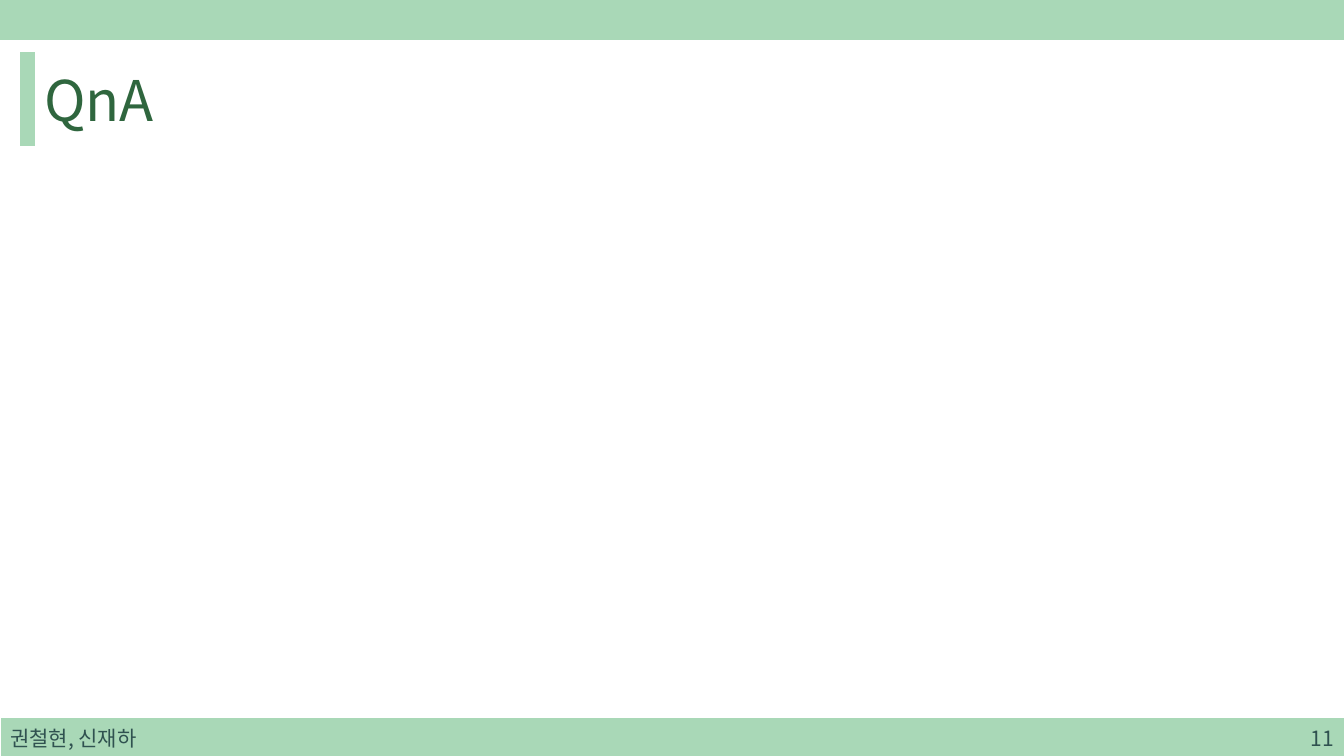
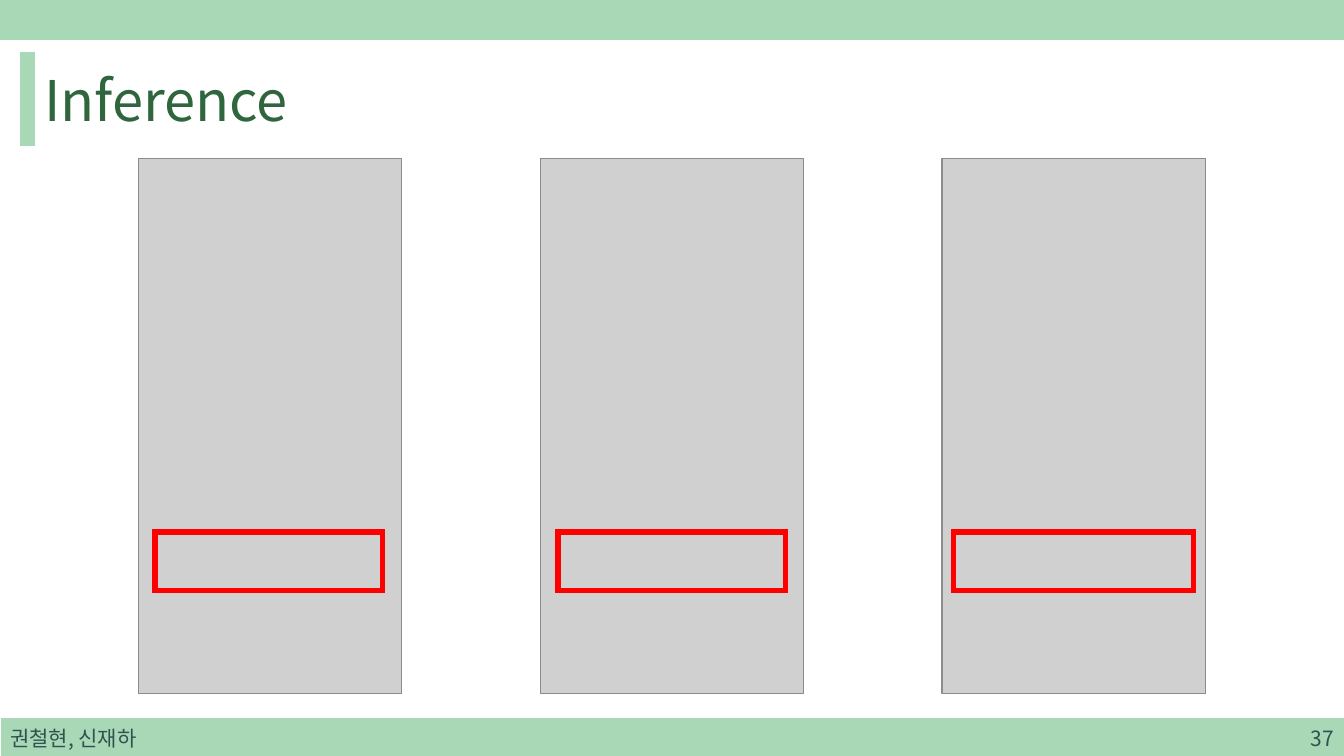
Before and after one commit to sjh4287/capston, a slide deck: slide 37 of 2022.01.07/TensorFlow Lite.pptx (slide 11 before the commit). Drawn at 1344x756 pixels with LibreOffice and Linux fonts; fonts in the diff are those of the drawing; grey boxes stand for pictures. Boxes give left, top, right and bottom in pixels: in the first picture for what was removed or moved away, otherwise in the second. Text is boxed around its words. In the diff, an @@ line names an element or a change of style, - is before the commit and + after.

```diff
--- a/2022.01.07/TensorFlow Lite.pptx
+++ b/2022.01.07/TensorFlow Lite.pptx
@@ title at [44, 75, 287, 122]: text changed @@
-QnA
+Inference
@@ picture added at [138, 158, 402, 694] @@
@@ picture added at [540, 158, 805, 694] @@
@@ picture added at [943, 158, 1207, 694] @@
@@ rectangle added at [155, 532, 383, 591], outline #FF0000 4 pt @@
@@ rectangle added at [559, 532, 786, 591], outline #FF0000 4 pt @@
@@ rectangle added at [954, 532, 1194, 591], outline #FF0000 4 pt @@
@@ page number at [1311, 730, 1334, 746]: text changed @@
-11
+37
```
Also in this commit, not shown: 9 other slides changed, 27 slides added, 1 other file.
